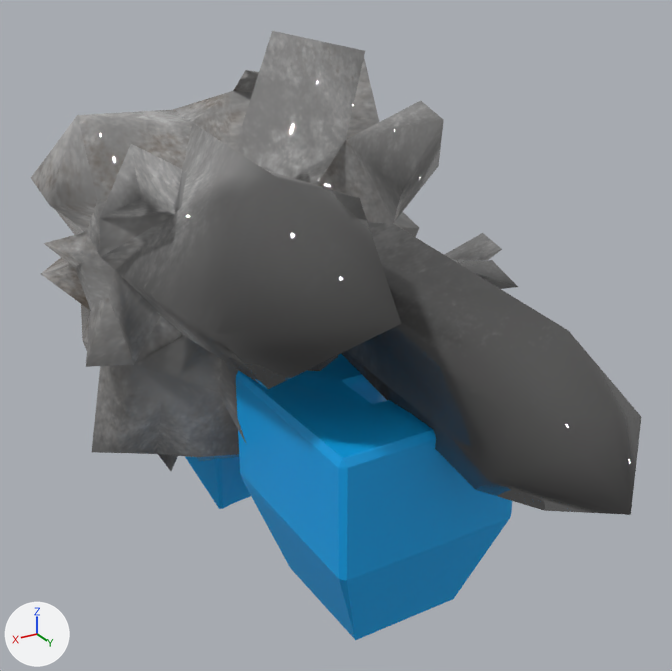
One commit to the FBX model Astromega/Assets/astn5.fbx: the scene before it, then after it.
One viewpoint serves both versions: a 50 mm lens placed at (0.48, 0.756, 0.691), pointed at (0.018, -0.013, 0.307). Every picture has the same lights, and +X, +Y and +Z are marked at lower left. The picture after the commit comes second. Where no turn or scale is listed for an object, it has been applied to the vertices.

The first picture shows 'node_id100', 'node_id40'.
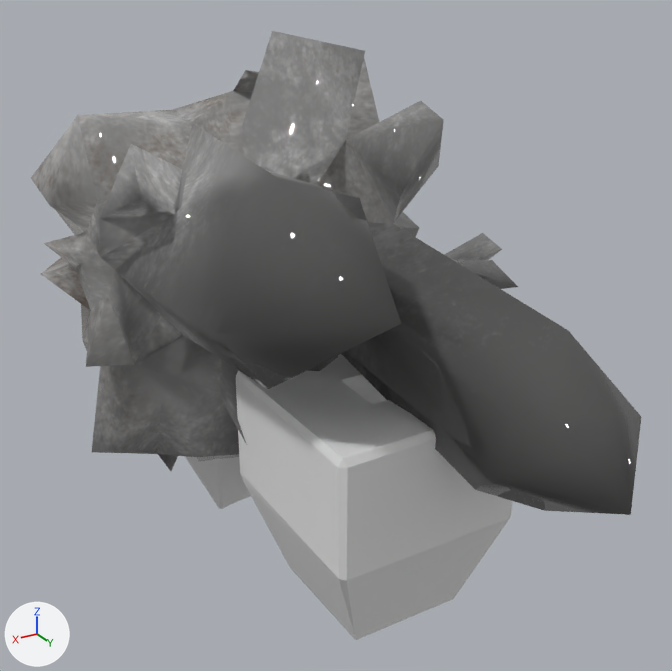
Where the change shows, as pixel boxes [x1, y1, x2, y2] in the pictures (672 x 671 px):
'node_id40', recoloured (blue to white): [185, 354, 513, 640] in both

What changed in the scene script:
```text
Change me_mesh_id41_001:
    where me_mesh_id41_001.from_pydata(...)  # 161 vertices, 318 faces; spans x -0.366..-0.096, y 0.097..0.489, z -0.298..-0.044
    remove me_mesh_id41_001.materials.append(mat_astn5m)  # picture img_astn5t_png
```
